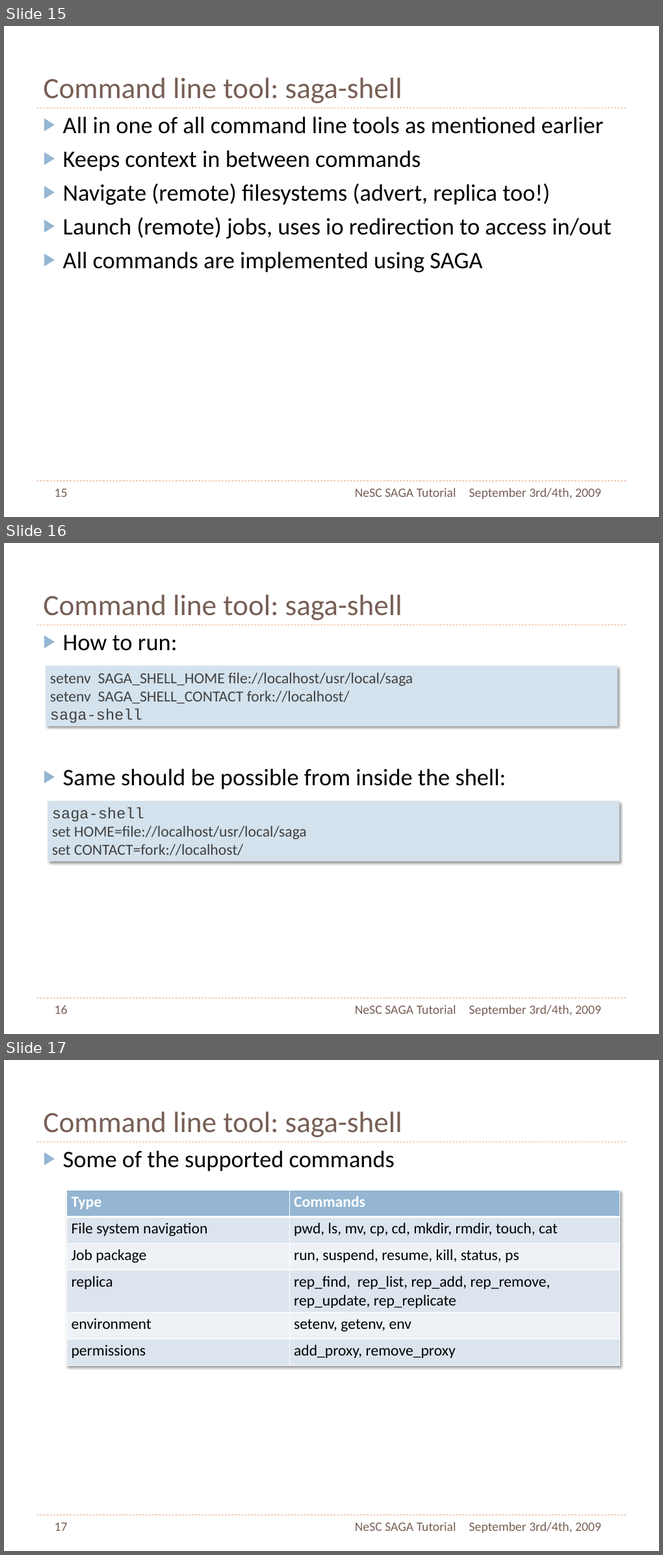
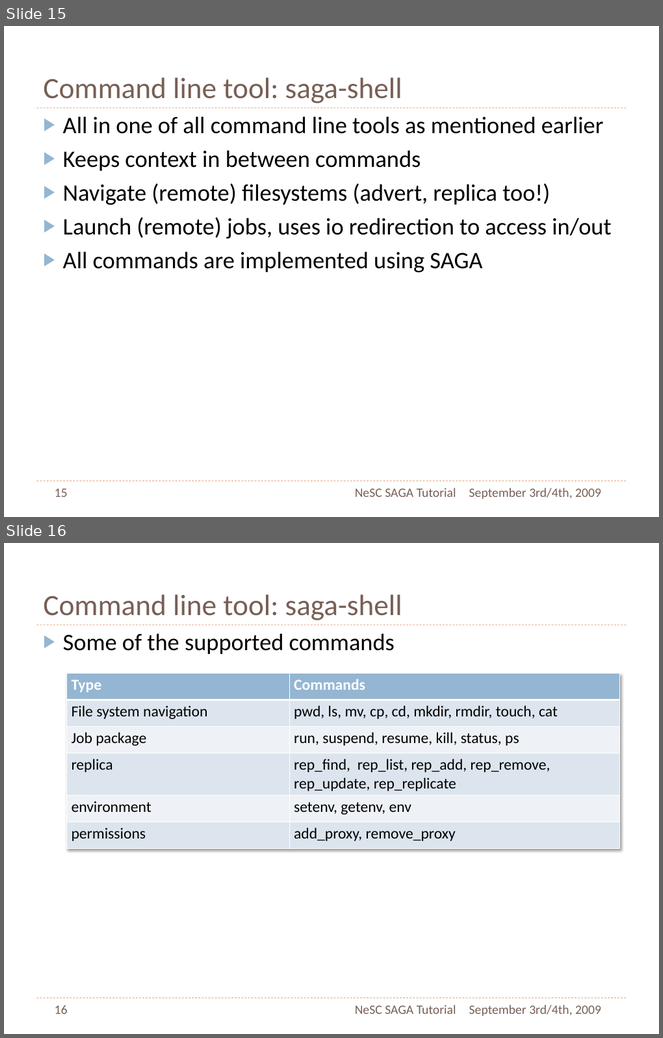
Before and after one commit to saga-project/saga-cpp-legacy-projects, a slide deck: tutorial/NeSC-2009/NeSC09-Practical-PPT.pptx. Shown one above the other, each under a label of ours: slides 15, 16 and 17 before the commit, slides 15 and 16 after it. The pictures are 663x1555 and 663x1038 pixels, drawn with LibreOffice and Linux fonts; fonts in the diff are those of the drawing. Boxes give left, top, right and bottom in pixels: in the first picture for what was removed or moved away, otherwise in the second. Text is boxed around its words. In the diff, an @@ line names an element or a change of style, - is before the commit and + after.

```diff
--- a/tutorial/NeSC-2009/NeSC09-Practical-PPT.pptx
+++ b/tutorial/NeSC-2009/NeSC09-Practical-PPT.pptx
@@ slide 16 removed at (4, 543, 659, 1034), background #FFFFFF; not listed: 2 template elements that a slide beside it also shows @@
@@ title removed at (43, 594, 402, 620) @@
-Command line tool: saga-shell
@@ text removed at (63, 635, 506, 789) @@
-▶ How to run:
-▶ Same should be possible from inside the shell:
@@ rectangle removed at (46, 666, 618, 726) @@
-      setenv SAGA_SHELL_HOME file://localhost/usr/local/saga
-      setenv SAGA_SHELL_CONTACT fork://localhost/
-      saga-shell
@@ rectangle removed at (48, 801, 620, 861) @@
-      saga-shell
-      set HOME=file://localhost/usr/local/saga
-      set CONTACT=fork://localhost/
@@ page number removed at (55, 1005, 68, 1014) @@
-16
@@ text removed at (355, 1005, 456, 1014) @@
-NeSC SAGA Tutorial
@@ text removed at (469, 1005, 601, 1016) @@
-September 3rd/4th, 2009
@@ what was slide 17 is now slide 16 @@
@@ page number at (55, 1005, 68, 1014): text changed @@
-17
+16
```
Also in this commit, not shown: 3 slides changed, 3 slides added, 1 other slide removed, 2 other files.
